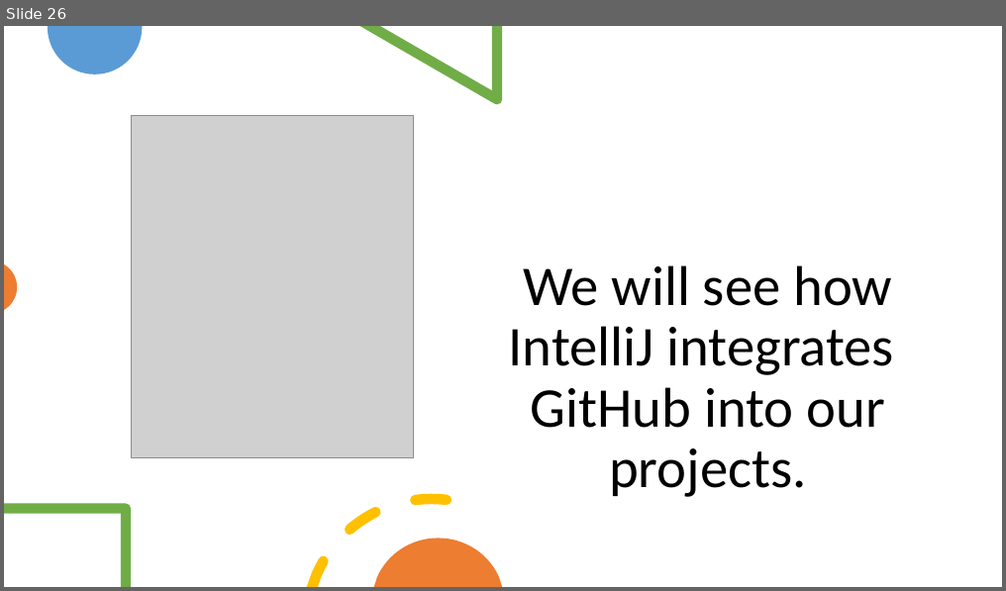
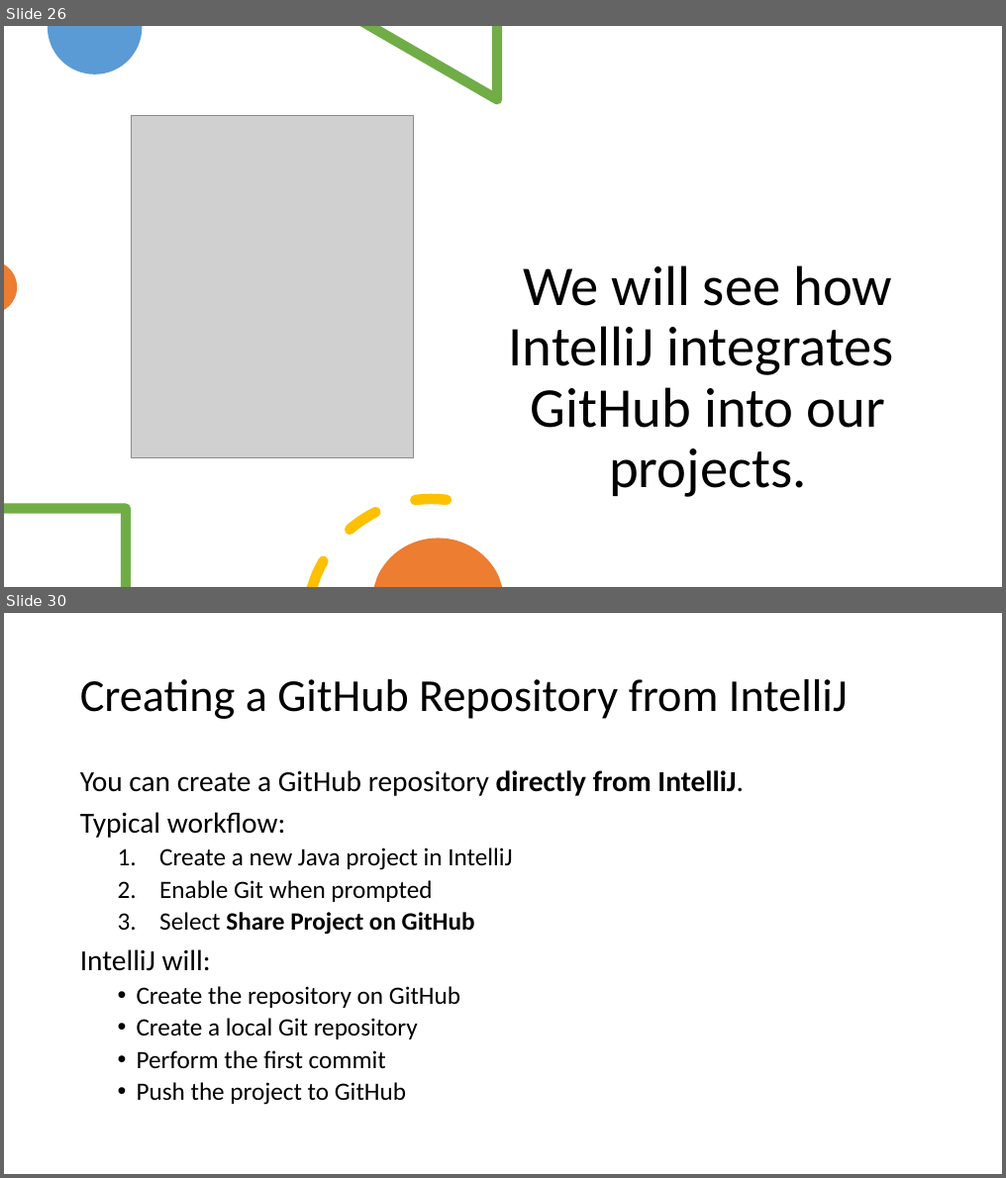
Before and after one commit to Programming-Fundamentals-SETU/prog-fund-2-jan-26, a slide deck: topic02-primitive-arrays/unit-02a-lectures/talk-4-github/github.pptx. Shown one above the other, each under a label of ours: slide 26 before the commit, slides 26 and 30 after it; the slides between them are not shown. The pictures are 1006x591 and 1006x1178 pixels, drawn with LibreOffice and Linux fonts; fonts in the diff are those of the drawing; grey boxes stand for pictures. Boxes give left, top, right and bottom in pixels: in the first picture for what was removed or moved away, otherwise in the second. Text is boxed around its words. In the diff, an @@ line names an element or a change of style, - is before the commit and + after.

```diff
--- a/topic02-primitive-arrays/unit-02a-lectures/talk-4-github/github.pptx
+++ b/topic02-primitive-arrays/unit-02a-lectures/talk-4-github/github.pptx
@@ slide 30 added at [4, 613, 1002, 1174], background #FFFFFF @@
@@ title added at [80, 679, 847, 719], 44 pt, text #000000 @@
+Creating a GitHub Repository from IntelliJ
@@ text added at [80, 770, 744, 1105], 24 pt, text #000000 @@
+You can create a GitHub repository directly from IntelliJ.
+Typical workflow:
+  1. Create a new Java project in IntelliJ
+  2. Enable Git when prompted
+  3. Select Share Project on GitHub
+IntelliJ will:
+  • Create the repository on GitHub
+  • Create a local Git repository
+  • Perform the first commit
+  • Push the project to GitHub
```
Also in this commit, not shown: 1 slide changed, 8 other slides added, 17 other files.
